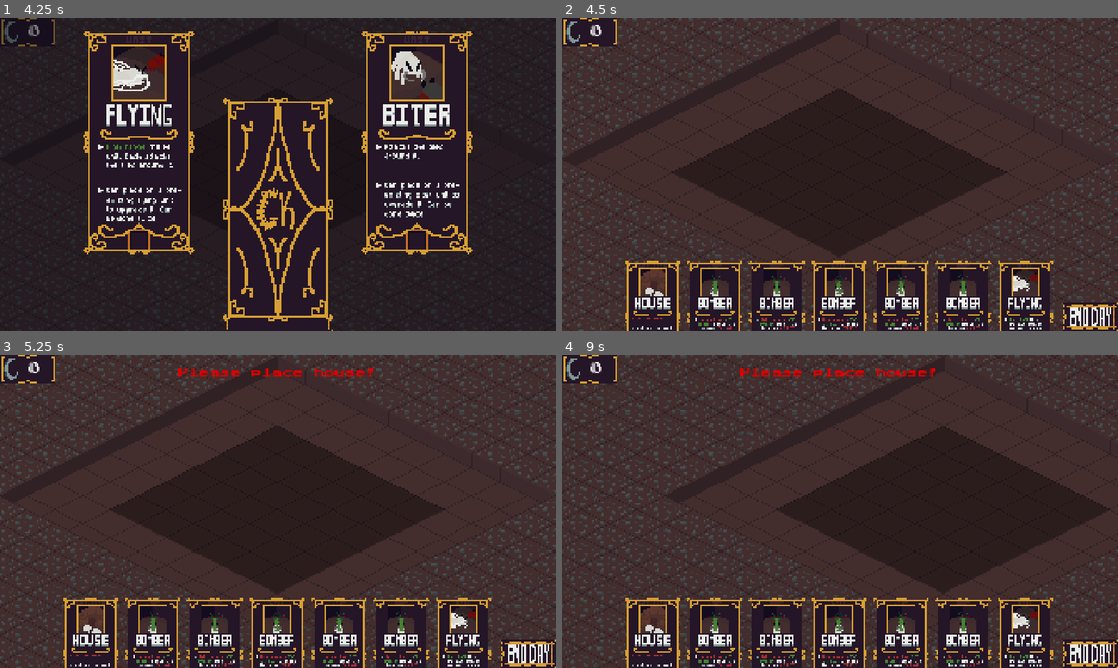
Above: before the commit, frames 1-4 (two rows, left to right).
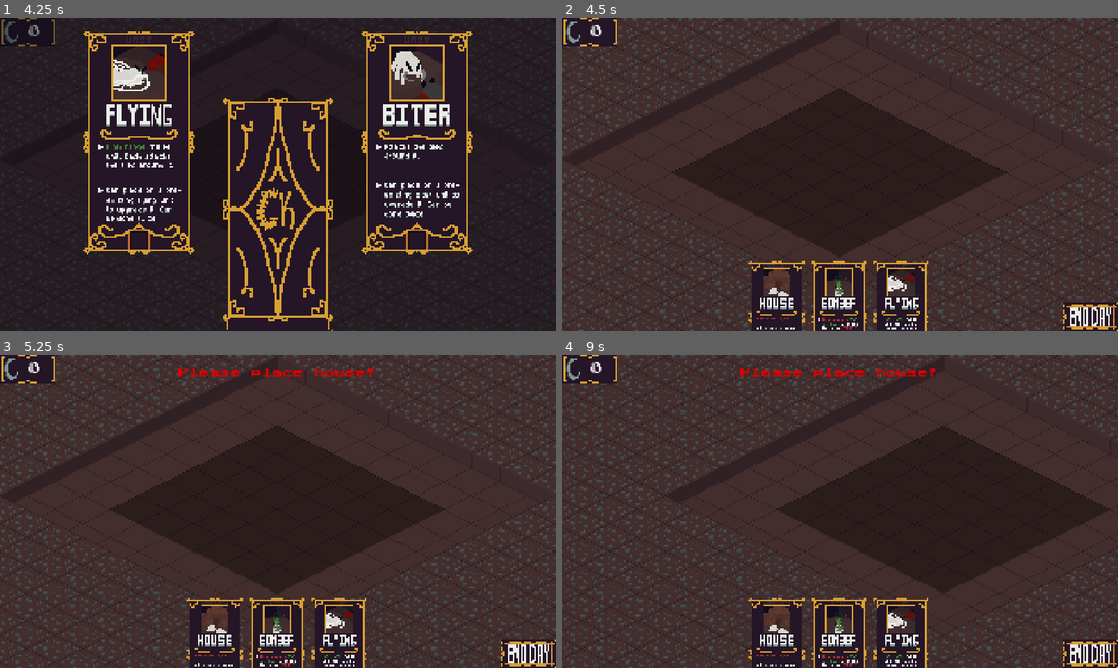
Above: after the commit, the same moments.

Repository: LogCheung/Critterking
Game: Godot game, scene res://World/Scenes/world.tscn
Two runs of this game, one before a commit and one after it. Both use one fixed random seed, a clock stepped at 60 frames per second and the inputs below.
Inputs (mouse positions are in pixels of both pictures, inside the frame that each line leads up to):
- Up to frame 1 (4.25 s): click (500, 58) at 0.5 s; tap Enter (ui_accept) at 1.25, 1.52 s; move the mouse to (400, 158) at 1.27 s; press the mouse at (400, 158) at 1.28 s; release the mouse at (400, 158) at 2 s; click (272, 215) at 2 s; click (139, 143) at 2.77 s; click (272, 215) at 3.5 s
- Up to frame 2 (4.5 s): click (701, 143) at 4.27 s
- Up to frame 3 (5.25 s): click (528, 652) at 5 s
- Up to frame 4 (9 s): click (1090, 652) at 5.75 s; click (1090, 652) at 6.5 s; click (650, 655) at 7.27 s; tap Enter (ui_accept) at 8, 8.75 s; drag from (728, 527) to (812, 574) at 8.02 s; move the mouse to (895, 442) at 8.77 s; hold A (camera_move_left) from 8.78 s (still down)

Frame 1 is identical in both runs. In frame 2, 7.9% of the frame differs, in the area x 11-89%, y 77-100%; in frame 3, 7.9%; in frame 4, 7.9%.

Commit message:
laptop tweaks for critterqueen build

Diff:
--- a/minibadkings/UI/Scripts/card.gd
+++ b/minibadkings/UI/Scripts/card.gd
@@ -70,7 +70,7 @@
 	if Input.is_action_just_pressed("select") and !selected:
 		if Rect2(Vector2(), size).has_point(get_local_mouse_position()):
 			# check if selecting for dispatch
-			if ui.dispatch.visible and ui.dispatchAmt < ui.dispatchLimit:
+			if ui.dispatch.visible and ui.dispatchAmt < ui.dispatchLimit and !charm:
 				if type > CARDTYPE.CRAZED : return
 				ui.dispatchAmt += 1
 				dispatchSelected = true
--- a/minibadkings/World/Scripts/world.gd
+++ b/minibadkings/World/Scripts/world.gd
@@ -10,7 +10,7 @@
 signal mouse_clicked
 
 @export var is_combat_phase : bool = false
-@export var enemy_parties : int = 1
+@export var enemy_parties : int = 4
 @export var upgraded_parties : int = 0
 
 @onready var tileWorld : TileWorld = get_tree().get_first_node_in_group("TILEWORLD")
@@ -55,10 +55,10 @@
 
 	for i in range(1):
 		add_house_card()
-	for i in range(4):
-		var hCard : Card = preload("res://UI/Scenes/card.tscn").instantiate()
-		hCard.type = Card.CARDTYPE.BOMBARDIER
-		ui.hand.get_child(0).add_child(hCard)
+	#for i in range(4):
+		#var hCard : Card = preload("res://UI/Scenes/card.tscn").instantiate()
+		#hCard.type = Card.CARDTYPE.BOMBARDIER
+		#ui.hand.get_child(0).add_child(hCard)
 	#for i in range(1):
 		#var hCard : Card = preload("res://UI/Scenes/card.tscn").instantiate()
 		#hCard.type = Card.CARDTYPE.BOMBARDIER
Not shown, added: minibadkings/builds/web5/index.apple-touch-icon.png.import
Not shown, added: minibadkings/builds/web5/index.icon.png.import
Not shown, added: minibadkings/builds/web5/index.png.import
Not shown, changed: minibadkings/export_presets.cfg
Not shown, added: minibadkings/builds/web5.zip
Not shown, added: minibadkings/builds/web5/index.apple-touch-icon.png
Not shown, added: minibadkings/builds/web5/index.audio.position.worklet.js
Not shown, added: minibadkings/builds/web5/index.audio.worklet.js
Not shown, added: minibadkings/builds/web5/index.html
Not shown, added: minibadkings/builds/web5/index.icon.png
Not shown, added: minibadkings/builds/web5/index.js
Not shown, added: minibadkings/builds/web5/index.pck
(and 2 more such lines)
